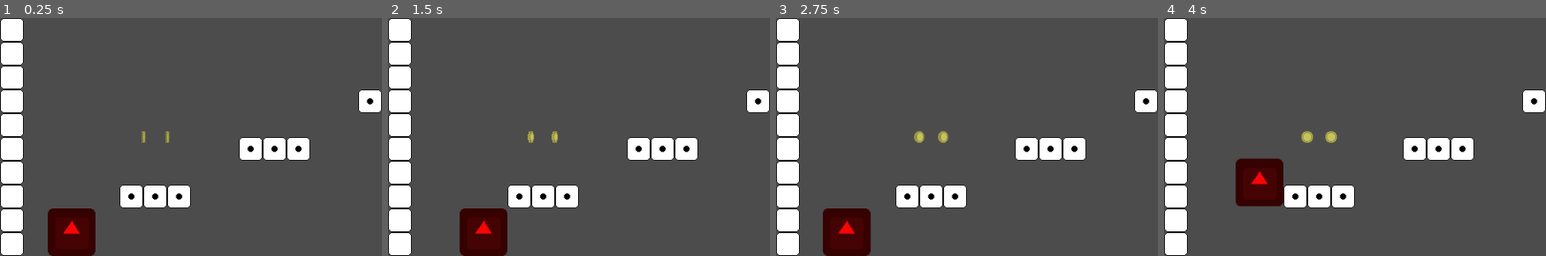
Above: before the commit, frames 1-4 (left to right).
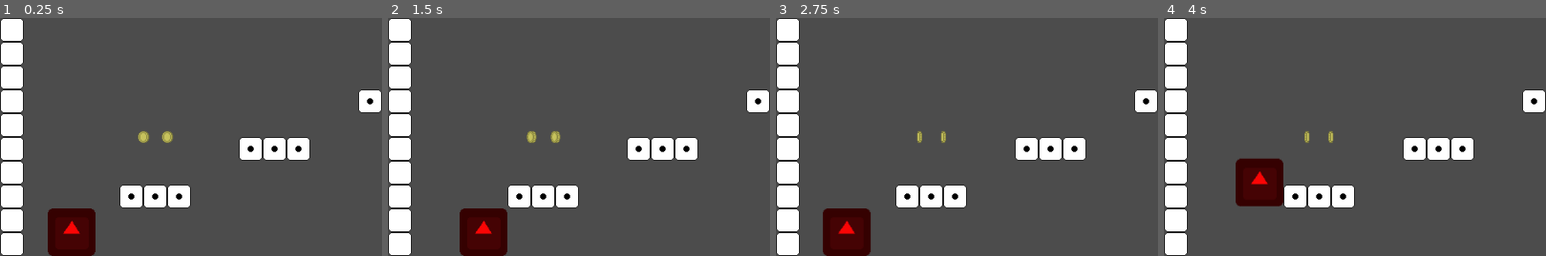
Above: after the commit, the same moments.

Repository: Parm345/GMTK-2022
Game: Godot game, scene res://Scenes/Level 0.tscn
The game is run twice, just before and just after one commit, with the same random seed, the same clock (stepped at 60 frames per second) and the same inputs. The engine's default icon, where the game draws it, is replaced by a stand-in: a white triangle on a blue panel in a dark square.
Inputs:
- Up to frame 1 (0.25 s): no input
- Up to frame 2 (1.5 s): tap Enter at 0.5 s; hold Right (ui_right) from 0.53 s (still down); tap Space (jump) at 0.77 s
- Up to frame 3 (2.75 s): tap Space (jump) at 1.52 s; release Right (ui_right) at 2.03 s; hold Left (ui_left) from 2.03 s (still down)
- Up to frame 4 (4 s): release Left (ui_left) at 2.78 s; hold Right (ui_right) from 2.78 s (still down); tap Space (jump) at 3.02, 3.77 s
The pictures show only the part of the screen within x 0-50%, y 45-95%; the shares and areas given below are measured in that part.

The runs differ from the first frame. In frame 1, 0.2% of the frame differs, in the area x 36-46%, y 47-53%; in frame 2, 0.1%; in frame 3, 0.2%; in frame 4, 0.2%.

Commit message:
track coins collected

Diff:
--- a/Dodging Dice/Button/Button.tscn
+++ b/Dodging Dice/Button/Button.tscn
@@ -1,14 +1,20 @@
-[gd_scene load_steps=2 format=2]
+[gd_scene load_steps=3 format=2]
 
-[sub_resource type="RectangleShape2D" id=1]
+[ext_resource path="res://Sprites/Laser Base.png" type="Texture" id=1]
+[ext_resource path="res://Sprites/Button Head 1.png" type="Texture" id=2]
 
-[node name="Button" type="Node2D"]
+[node name="Button" type="StaticBody2D"]
 
 [node name="Button Head" type="StaticBody2D" parent="."]
 
 [node name="Sprite" type="Sprite" parent="Button Head"]
+texture = ExtResource( 2 )
 
-[node name="CollisionShape2D" type="CollisionShape2D" parent="Button Head"]
-shape = SubResource( 1 )
+[node name="CollisionPolygon2D" type="CollisionPolygon2D" parent="Button Head"]
+polygon = PoolVector2Array( -10, 5, 10, 5, 11, 6, 11, 16, -11, 16, -11, 6 )
 
-[node name="Sprite" type="Sprite" parent="."]
+[node name="Button Base" type="Sprite" parent="."]
+texture = ExtResource( 1 )
+
+[node name="CollisionPolygon2D" type="CollisionPolygon2D" parent="."]
+polygon = PoolVector2Array( -14, 10, 14, 10, 14, 11, 15, 11, 15, 12, 16, 12, 16, 16, -16, 16, -16, 12, -15, 12, -15, 11, -14, 11 )
--- a/Dodging Dice/Player/Player.tscn
+++ b/Dodging Dice/Player/Player.tscn
@@ -18,7 +18,7 @@
 "speed": 5.0
 } ]
 
-[node name="Player" type="KinematicBody2D"]
+[node name="Player" type="KinematicBody2D" groups=["players"]]
 script = ExtResource( 2 )
 
 [node name="CollisionShape2D" type="CollisionShape2D" parent="."]
--- /dev/null
+++ b/Dodging Dice/Player/player_variables.gd
@@ -0,0 +1,3 @@
+extends Node
+
+var coin_count:int = 0;
--- a/Dodging Dice/Scenes/Coin 1.gd
+++ b/Dodging Dice/Scenes/Coin 1.gd
@@ -2,8 +2,14 @@
 
 onready var collider:Node = $"CollisionShape2D";
 onready var animation:Node = $"AnimatedSprite";
+onready var PV:Node = $"/root/player_variables";
 var WIDTH:float = 4.0;
 var DIAMETER:float = 16.0;
 
 func _process(delta):
 	collider.scale.x = WIDTH/DIAMETER + abs(sin(animation.frame/32.0*PI))*(DIAMETER-WIDTH)/DIAMETER;
+
+func _on_Coin_1_body_entered(body):
+	if body.is_in_group("players"):
+		PV.coin_count += 1;
+		queue_free();
--- a/Dodging Dice/Scenes/Coin 1.tscn
+++ b/Dodging Dice/Scenes/Coin 1.tscn
@@ -83,8 +83,10 @@
 
 [node name="AnimatedSprite" type="AnimatedSprite" parent="."]
 frames = SubResource( 18 )
-frame = 24
+frame = 12
 playing = true
 
 [node name="CollisionShape2D" type="CollisionShape2D" parent="."]
 shape = SubResource( 1 )
+
+[connection signal="body_entered" from="." to="." method="_on_Coin_1_body_entered"]
--- a/Dodging Dice/project.godot
+++ b/Dodging Dice/project.godot
@@ -24,6 +24,10 @@
 run/main_scene="res://Scenes/Level 0.tscn"
 config/icon="res://icon.png"
 
+[autoload]
+
+player_variables="*res://Player/player_variables.gd"
+
 [display]
 
 window/size/height=640
